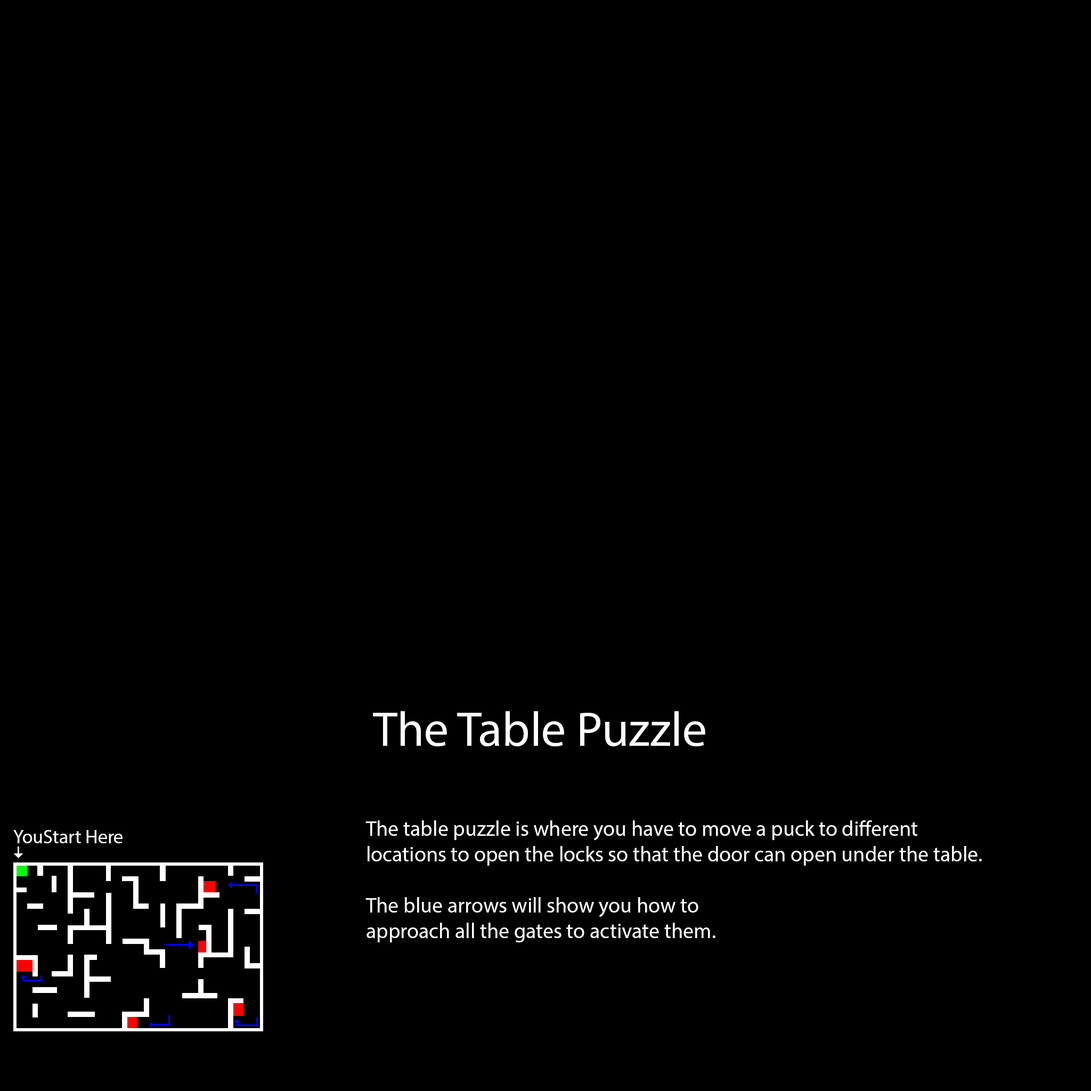
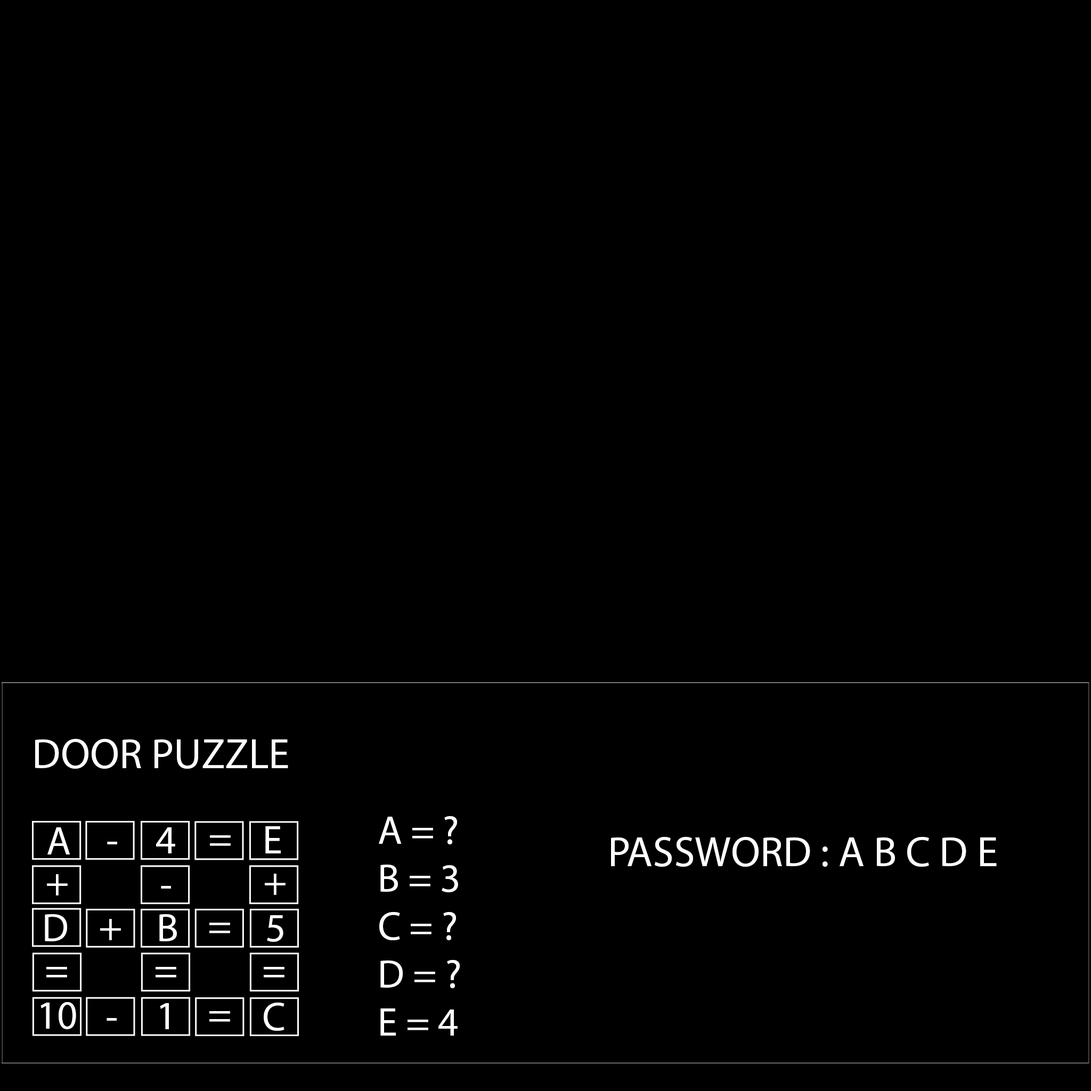
The second w=1091, h=1091 image is a revision of the first. Changes to its layers:
showed group "Third Hint" (27 layers) over 31, 739, 998, 1037
renamed "PASSWORD : A B C F" to "PASSWORD : A B C D E", painted on it over 611, 837, 998, 868
renamed "OFFICE TABLE PUZZLE" to "DOOR PUZZLE", painted on it over 35, 739, 422, 770
renamed "3" to "5", painted on it over 267, 915, 284, 943
renamed "7" to "10", painted on it over 40, 1002, 77, 1030
renamed "5" to "1", painted on it over 157, 1003, 175, 1031
renamed "-" to "+", painted on it over 264, 874, 286, 896
renamed "-" to "+", painted on it over 46, 874, 68, 896
renamed "-" to "+", painted on it over 100, 919, 121, 941
renamed "D" to "C", painted on it over 263, 1003, 285, 1032
renamed "A = ? B = 2 C = ? D = ? E = 12" to "A = ? B = 3 C = ? D = ? E = 4", painted on it over 378, 816, 478, 1037
renamed "E" to "A", painted on it over 47, 827, 71, 855
renamed "C" to "E", painted on it over 265, 826, 281, 854
renamed "A" to "D", painted on it over 43, 914, 68, 942
renamed "7" to "4", painted on it over 156, 827, 176, 854
hid group "Second Hint" (8 layers) over 13, 711, 983, 1032
showed "Layer 0" over 1, 682, 1090, 1064
